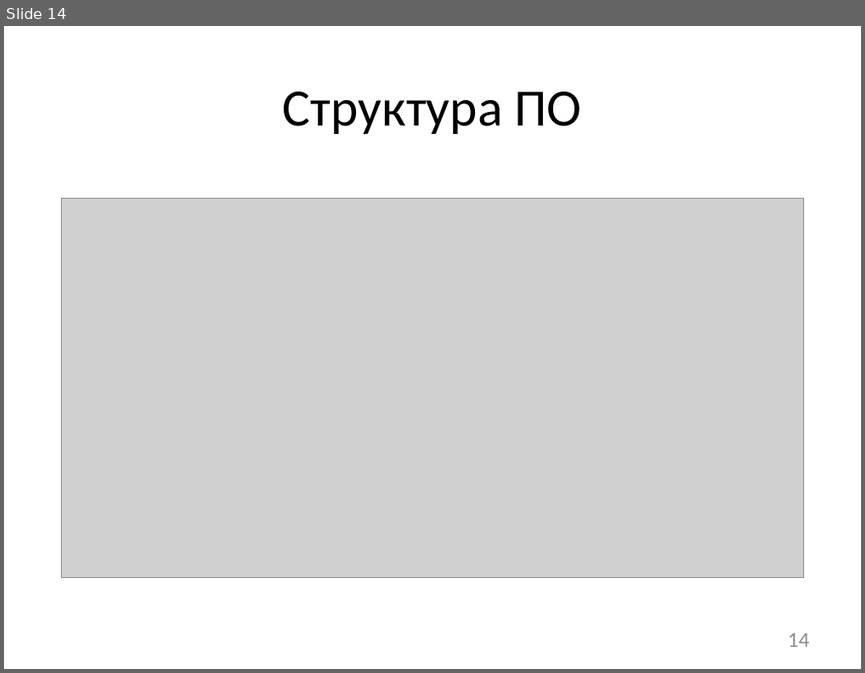
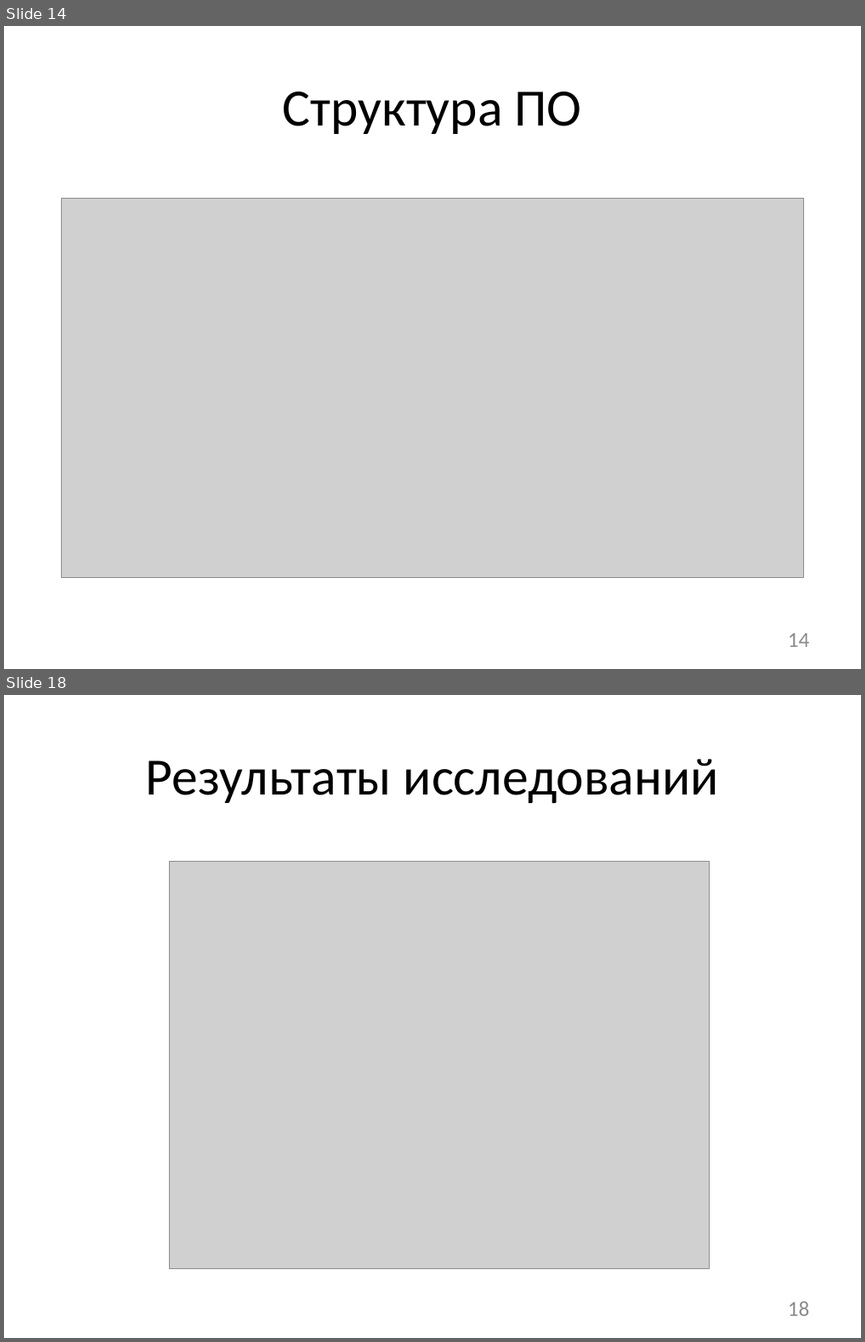
Before and after one commit to afrolovskiy/diplom, a slide deck: presentations/diplom/static race detection.pptx. Shown one above the other, each under a label of ours: slide 14 before the commit, slides 14 and 18 after it; the slides between them are not shown. The pictures are 865x673 and 865x1342 pixels, drawn with LibreOffice and Linux fonts; fonts in the diff are those of the drawing; grey boxes stand for pictures. Boxes give left, top, right and bottom in pixels: in the first picture for what was removed or moved away, otherwise in the second. Text is boxed around its words. In the diff, an @@ line names an element or a change of style, - is before the commit and + after.

```diff
--- a/presentations/diplom/static race detection.pptx
+++ b/presentations/diplom/static race detection.pptx
@@ slide 18 added at [4, 695, 861, 1338], background #FFFFFF @@
@@ title added at [146, 759, 719, 803], 44 pt, text #000000 @@
+Результаты исследований
@@ picture added at [170, 862, 710, 1268] @@
@@ page number added at [788, 1301, 810, 1315], 18 pt, text #8C8C8C @@
+18
```
Also in this commit, not shown: 2 slides changed, 1 other slide added, 2 other files.
